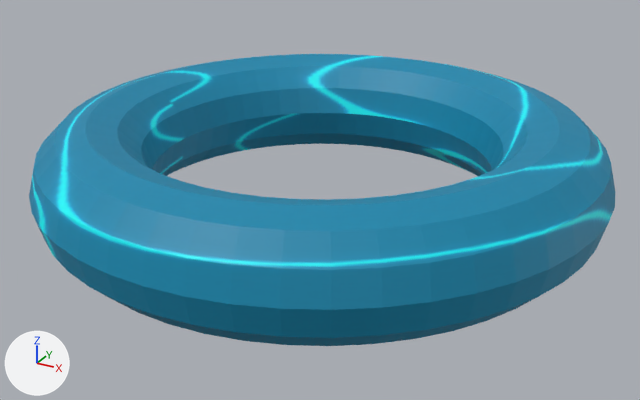
The FBX model assets/models/basic/torus.fbx as it was, and as the next commit left it.
The view is the same before and after, from a camera (50 mm lens) standing at (3.85, -7.04, 3.15) and looking at (0.05, -0.13, -0.31). Arrows for +X, +Y and +Z are at lower left; the lights stay in place. Where no turn or scale is listed for an object, it has been applied to the vertices.
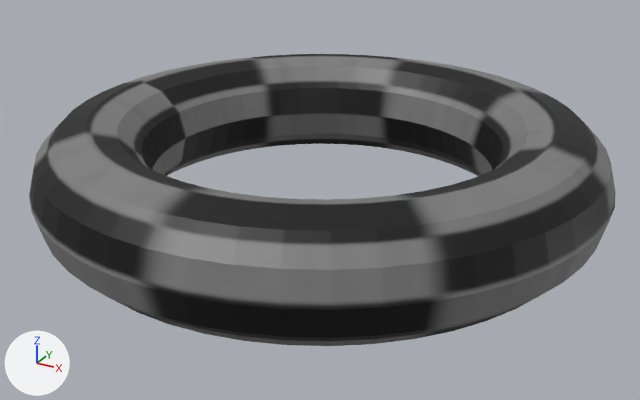
The newer file is also rescaled (x0.255) as a whole; pictures and numbers use the older file's frame.

The edits, one by one:
Picture 'chessboard.png' (img_chessboard_png) is new.
Material 'chessboard' (mat_chessboard) is new.
Its texture is img_chessboard_png.
me_torus has 576 vertices, 1152 faces and spans x -2.72..2.72, y -2.72..2.72, z -0.54..0.54.
me_torus no longer uses material mat_material5 (picture img_texture_demo_05_png).
me_torus now uses material mat_chessboard (picture img_chessboard_png).

Changed parts and their boxes [x1, y1, x2, y2] in the pictures (640 x 400 px):
'Torus', recoloured (cyan to grey): [29, 54, 615, 346] in both
